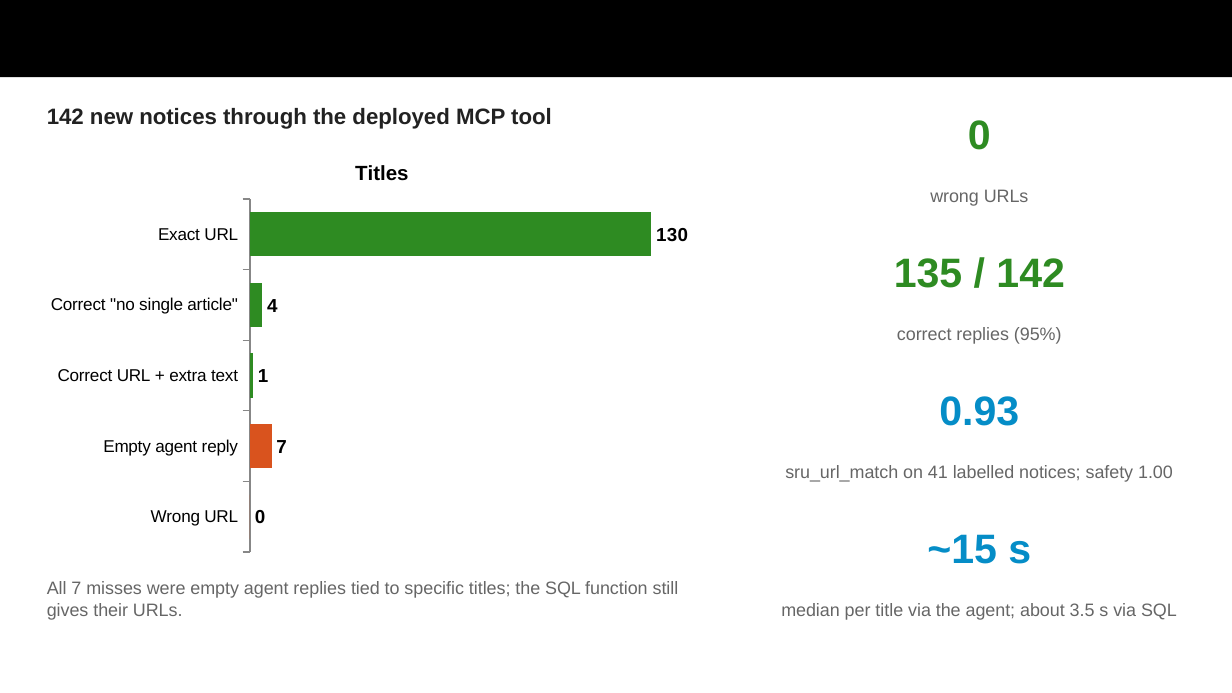
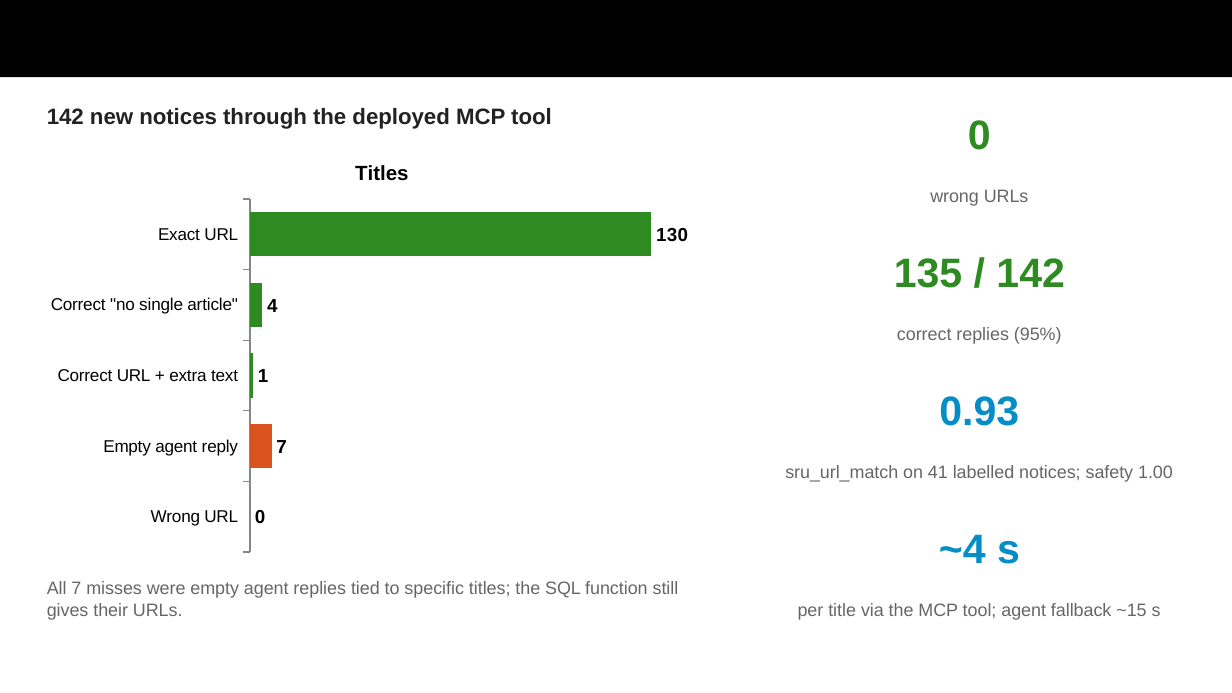
Before and after one commit to AmandaZXu-USDA/NAL, a slide deck: slide 10 of submission/GSA-MCP-Hackathon-mcp-sru-syntax.pptx. Drawn at 1232x693 pixels with LibreOffice and Linux fonts; fonts in the diff are those of the drawing. Boxes give left, top, right and bottom in pixels: in the first picture for what was removed or moved away, otherwise in the second. Text is boxed around its words. In the diff, an @@ line names an element or a change of style, - is before the commit and + after.

```diff
--- a/submission/GSA-MCP-Hackathon-mcp-sru-syntax.pptx
+++ b/submission/GSA-MCP-Hackathon-mcp-sru-syntax.pptx
@@ text at <box>939,534,1020,564</box>: text changed @@
-~15 s
+~4 s
@@ text at <box>798,603,1161,620</box>: text changed @@
-median per title via the agent; about 3.5 s via SQL
+per title via the MCP tool; agent fallback ~15 s
```
Also in this commit, not shown: 2 other slides changed, 3 other files.
